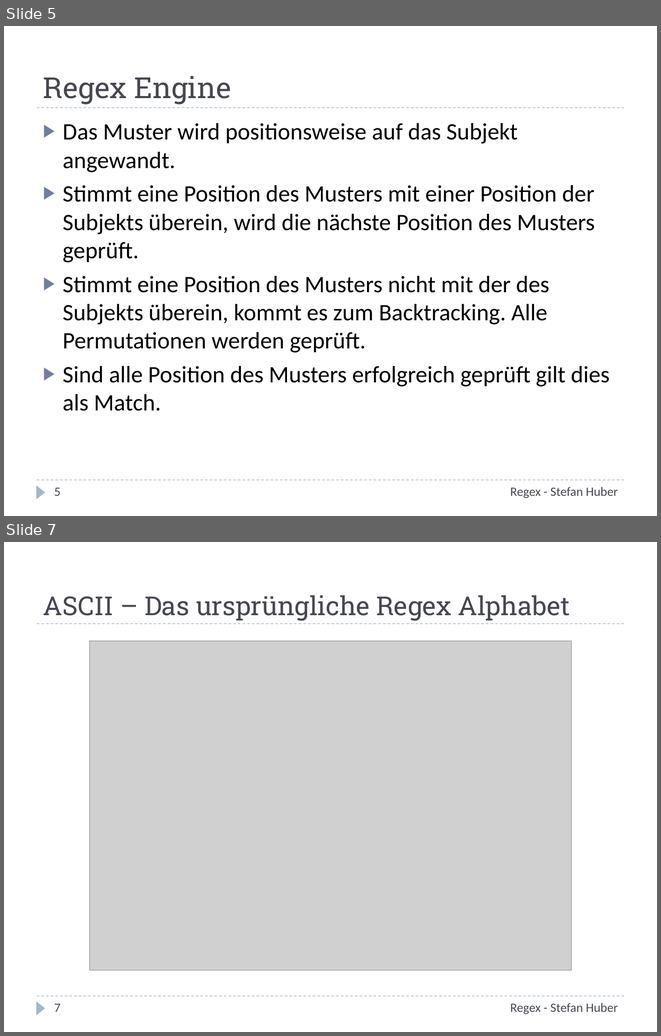
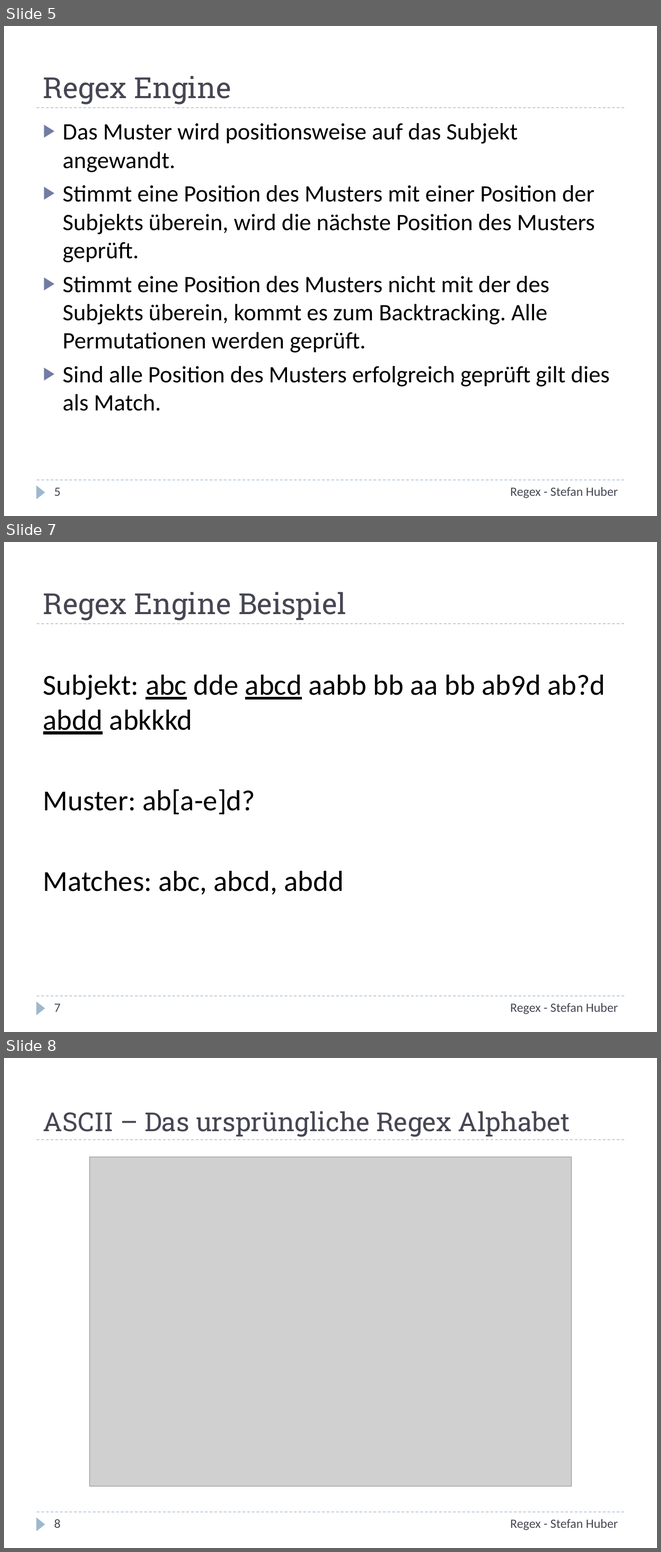
Before and after one commit to stefanhuber/regex-schulung, a slide deck: Regex.pptx. Shown one above the other, each under a label of ours: slides 5 and 7 before the commit, slides 5, 7 and 8 after it; the slides between them are not shown. The pictures are 661x1036 and 661x1552 pixels, drawn with LibreOffice and Linux fonts; fonts in the diff are those of the drawing; grey boxes stand for pictures. Boxes give left, top, right and bottom in pixels: in the first picture for what was removed or moved away, otherwise in the second. Text is boxed around its words. In the diff, an @@ line names an element or a change of style, - is before the commit and + after.

```diff
--- a/Regex.pptx
+++ b/Regex.pptx
@@ slide 7 added at (4, 542, 657, 1032), background #FFFFFF; not listed: 3 template elements that a slide beside it also shows @@
@@ title added at (43, 592, 346, 620), 32 pt, text #464653 @@
+Regex Engine Beispiel
@@ text added at (43, 674, 605, 894), 32 pt, text #000000 @@
+Subjekt: abc dde abcd aabb bb aa bb ab9d ab?d abdd abkkkd
+Muster: ab[a-e]d?
+Matches: abc, abcd, abdd
@@ text added at (510, 1003, 618, 1014), 14 pt, text #464653 @@
+Regex - Stefan Huber
@@ page number added at (54, 1003, 61, 1012), 14 pt, text #464653 @@
+7
@@ what was slide 7 is now slide 8 @@
@@ page number at (54, 1519, 61, 1528): text changed @@
-7
+8
```
Also in this commit, not shown: 2 slides changed, 2 other files.
